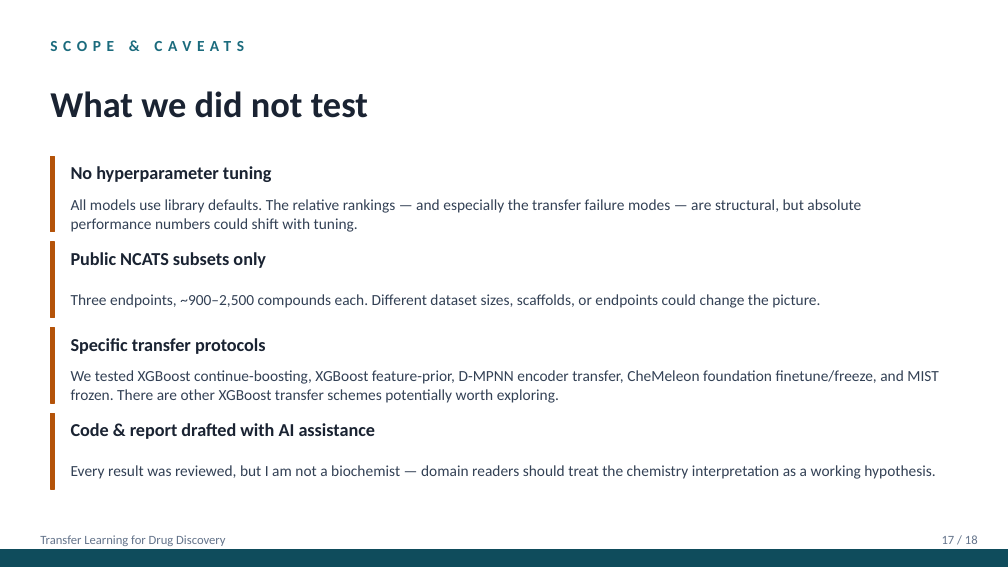
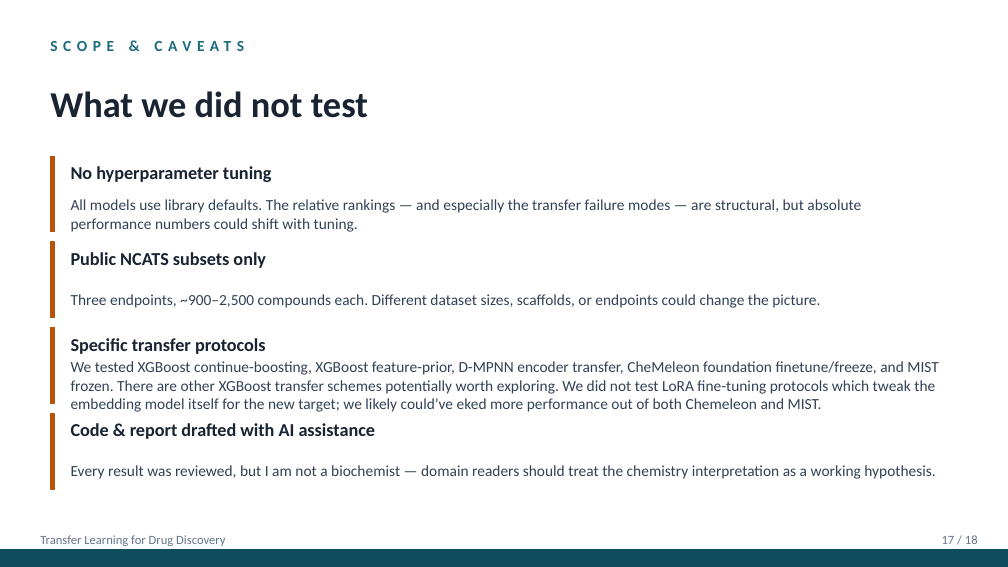
Before and after one commit to rgasper/transfer-learning-drug-discovery, a slide deck: slide 18 of presentation.pptx. Drawn at 1008x567 pixels with LibreOffice and Linux fonts; fonts in the diff are those of the drawing. Boxes give left, top, right and bottom in pixels: in the first picture for what was removed or moved away, otherwise in the second. Text is boxed around its words. In the diff, an @@ line names an element or a change of style, - is before the commit and + after.

Commit message:
update prezi

```diff
--- a/presentation.pptx
+++ b/presentation.pptx
@@ text at box(71, 361, 939, 412): text changed @@
-We tested XGBoost continue-boosting, XGBoost feature-prior, D-MPNN encoder transfer, CheMeleon foundation finetune/freeze, and MIST frozen. There are other XGBoost transfer schemes potentially worth exploring.
+We tested XGBoost continue-boosting, XGBoost feature-prior, D-MPNN encoder transfer, CheMeleon foundation finetune/freeze, and MIST frozen. There are other XGBoost transfer schemes potentially worth exploring. We did not test LoRA fine-tuning protocols which tweak the embedding model itself for the new target; we likely could’ve eked more performance out of both Chemeleon and MIST.
```
